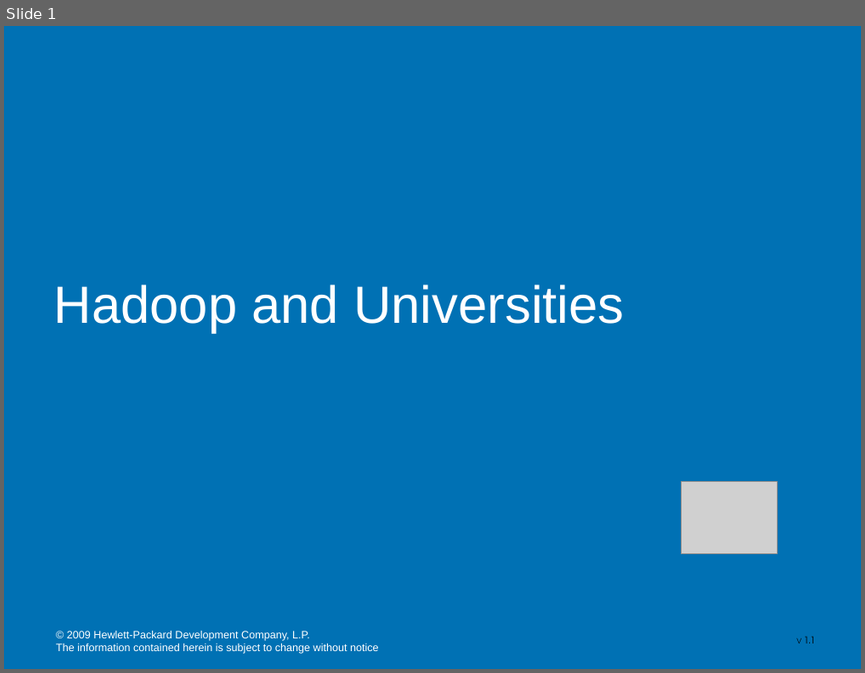
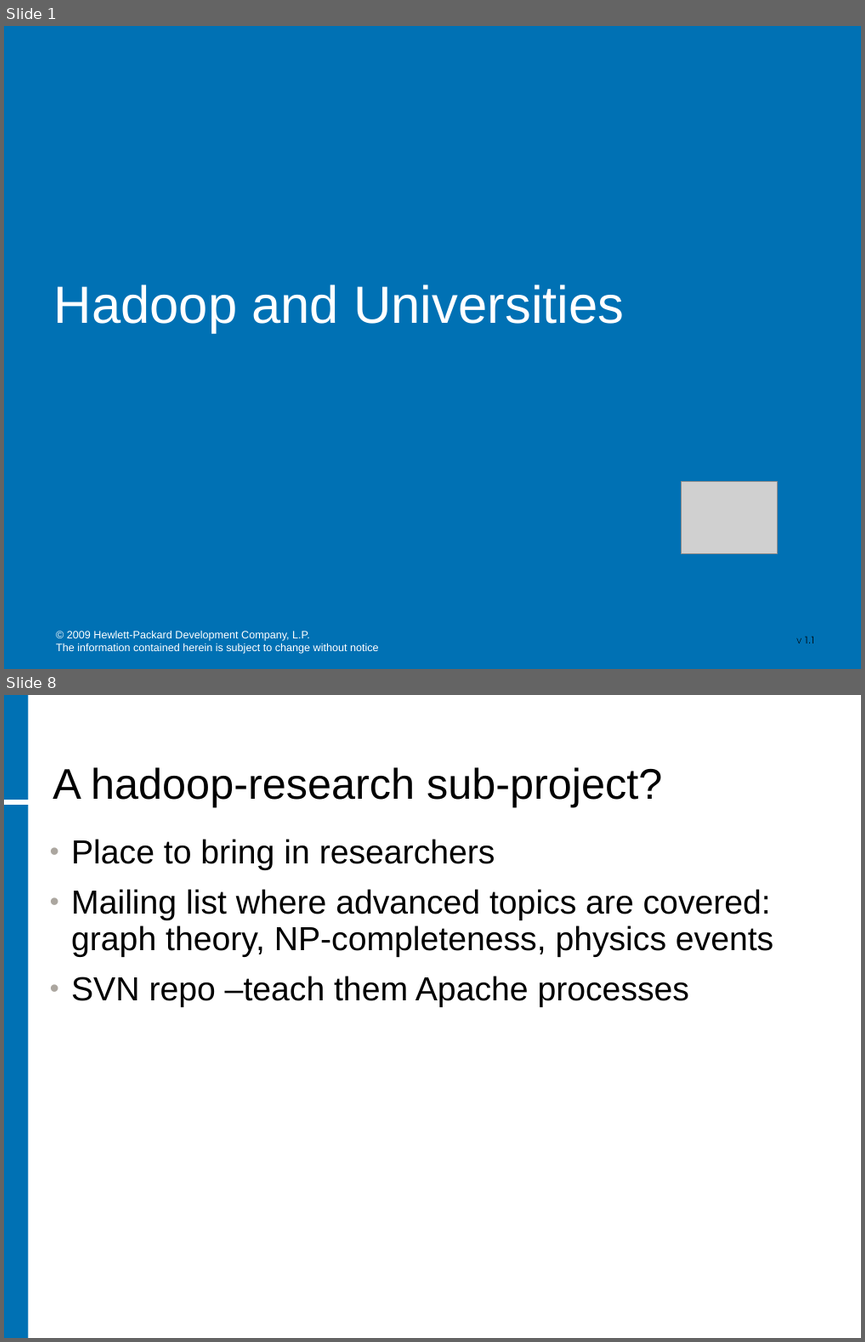
Before and after one commit to rhusar/smartfrog, a slide deck: core/components/hadoop/doc/workshop/hadoop_and_universities.ppt. Shown one above the other, each under a label of ours: slide 1 before the commit, slides 1 and 8 after it; the slides between them are not shown. The pictures are 865x673 and 865x1342 pixels, drawn with LibreOffice and Linux fonts; fonts in the diff are those of the drawing; grey boxes stand for pictures; background and template pictures are left out. Boxes give left, top, right and bottom in pixels: in the first picture for what was removed or moved away, otherwise in the second. Text is boxed around its words. In the diff, an @@ line names an element or a change of style, - is before the commit and + after.

```diff
--- a/core/components/hadoop/doc/workshop/hadoop_and_universities.ppt
+++ b/core/components/hadoop/doc/workshop/hadoop_and_universities.ppt
@@ slide 8 added at (4,695,861,1338), background #FFFFFF @@
@@ rectangle added at (4,695,28,800), fill #0071B4 @@
@@ title added at (52,767,662,807), 36 pt, text #000000 @@
+A hadoop-research sub-project?
@@ rectangle added at (4,805,28,1338), fill #0071B4 @@
@@ text added at (71,839,773,1007), 28 pt, text #000000 @@
+• Place to bring in researchers
+• Mailing list where advanced topics are covered:
+  graph theory, NP-completeness, physics events
+• SVN repo –teach them Apache processes
```
Also in this commit, not shown: 7 slides changed, 1 slide removed, 1 other file.
